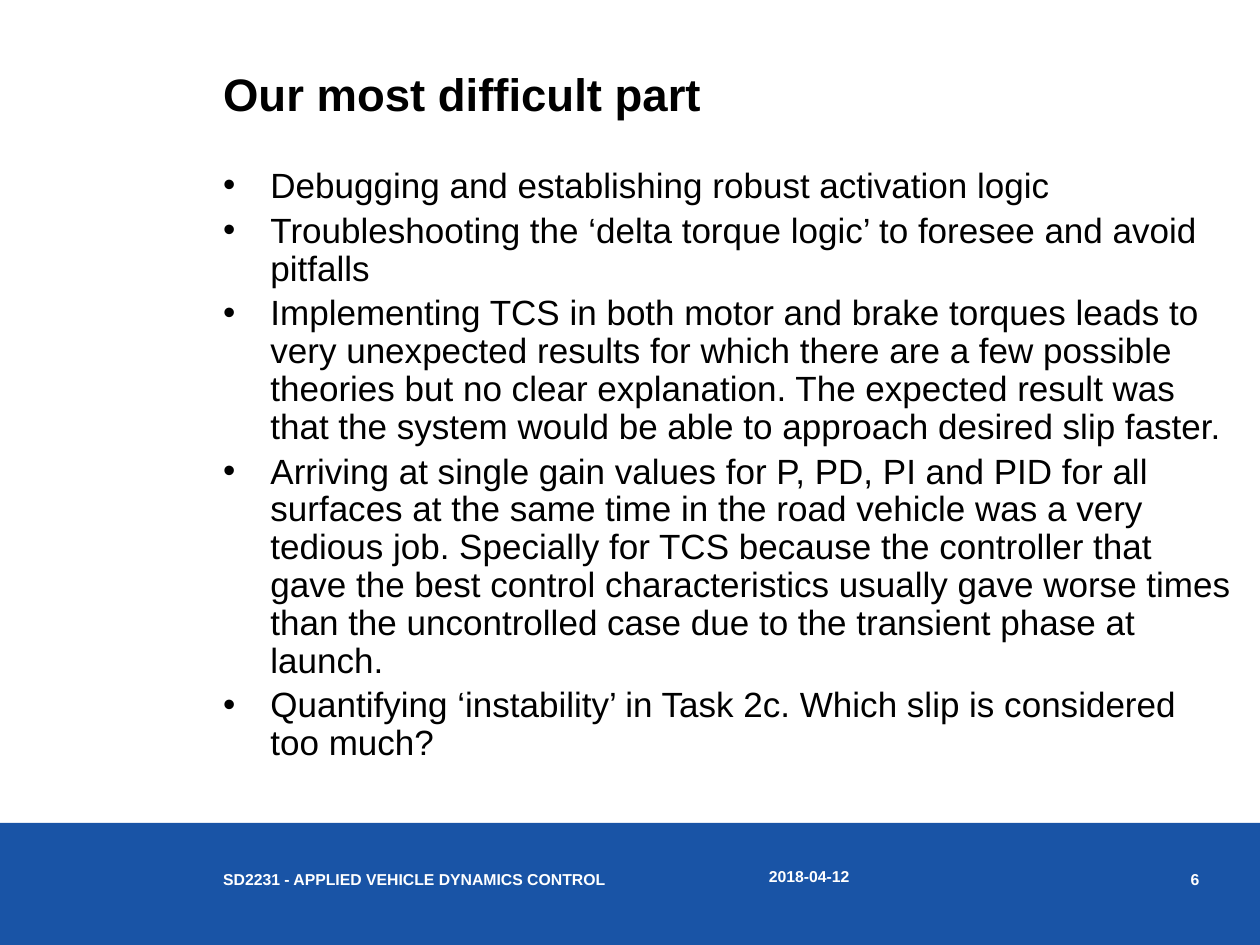
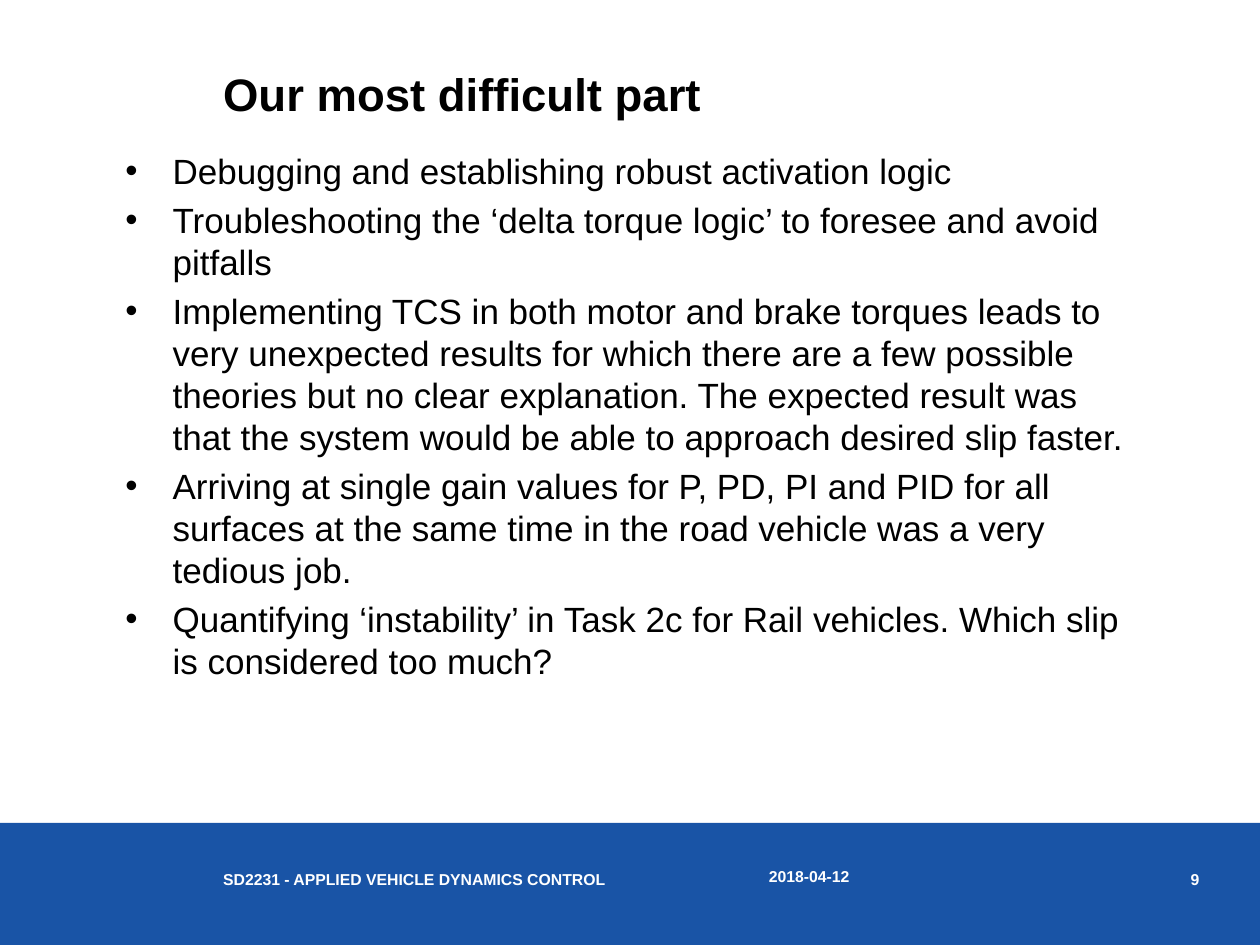
Before and after one commit to asgardus/AVDC, a slide deck: slide 9 of Rail/SD2231-Lab1_Group4.pptx (slide 6 before the commit). Drawn at 1260x945 pixels with LibreOffice and Linux fonts; fonts in the diff are those of the drawing. Boxes give left, top, right and bottom in pixels: in the first picture for what was removed or moved away, otherwise in the second. Text is boxed around its words. In the diff, an @@ line names an element or a change of style, - is before the commit and + after.

```diff
--- a/Rail/SD2231-Lab1_Group4.pptx
+++ b/Rail/SD2231-Lab1_Group4.pptx
@@ text "Debugging and establishing robust activation ...": place and size @@
-text "Debugging and establishing robust activation ..." at (270, 172, 1230, 756)
+text "Debugging and establishing robust activation ..." at (173, 158, 1122, 675)
@@ text at (173, 158, 1122, 457): line spacing 0.9 to 1 @@
@@ text at (173, 473, 1119, 675): text changed @@
-• Arriving at single gain values for P, PD, PI and PID for all surfaces at the same time in the road vehicle was a very tedious job. Specially for TCS because the controller that gave the best control characteristics usually gave worse times than the uncontrolled case due to the transient phase at launch.
-• Quantifying ‘instability’ in Task 2c. Which slip is considered too much?
+• Arriving at single gain values for P, PD, PI and PID for all surfaces at the same time in the road vehicle was a very tedious job.
+• Quantifying ‘instability’ in Task 2c for Rail vehicles. Which slip is considered too much?
@@ page number at (1191, 874, 1200, 885): text changed @@
-6
+9
```
Also in this commit, not shown: 3 other slides changed, 4 slides added, 6 other files.
